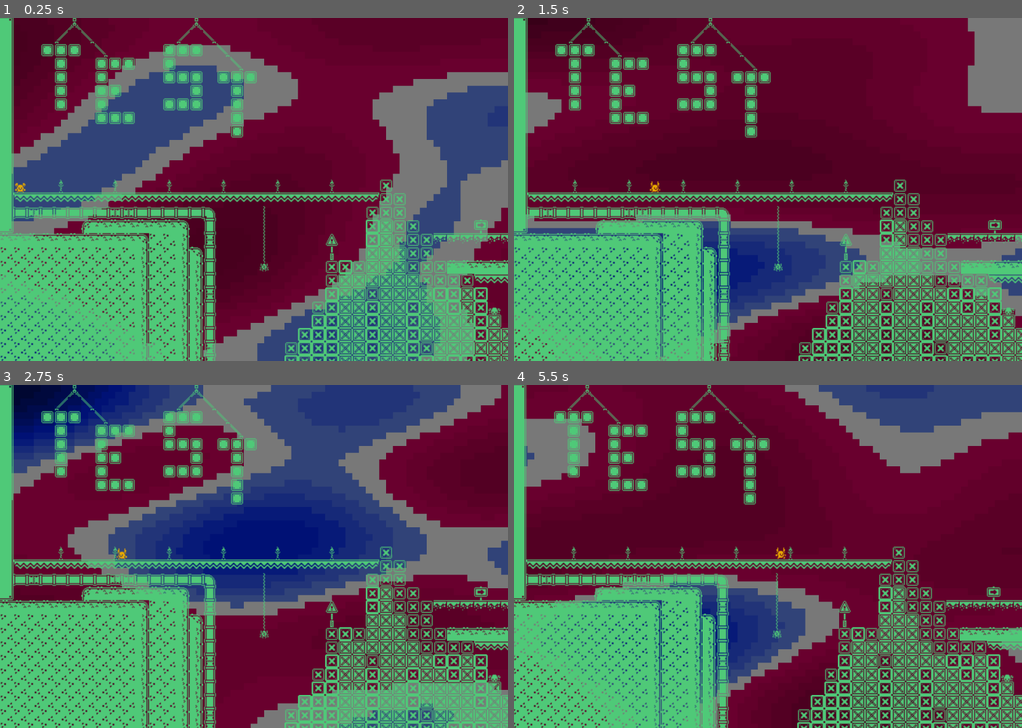
Above: before the commit, frames 1-4 (two rows, left to right).
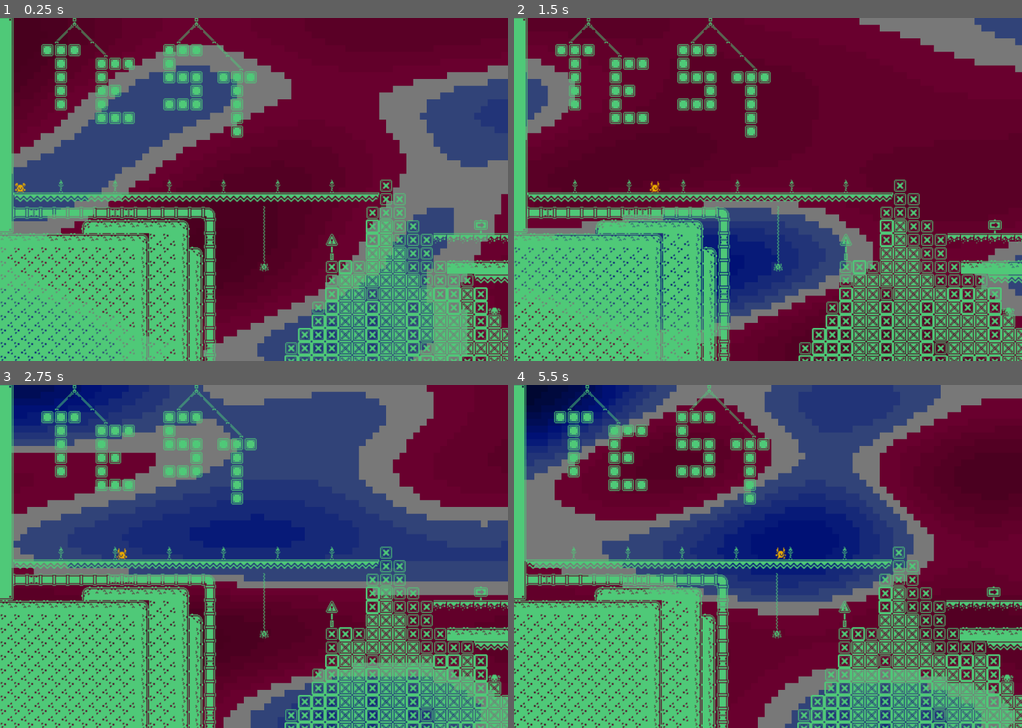
Above: after the commit, the same moments.

Repository: olenoble/PlasmaGodot4
Game: Godot game, scene res://Level.tscn
The game is run twice, just before and just after one commit, with the same random seed, the same clock (stepped at 60 frames per second) and the same inputs.
Inputs:
- Up to frame 1 (0.25 s): no input
- Up to frame 2 (1.5 s): hold Space 0.53-1.28 s; hold Right (move_right) from 0.53 s (still down); tap X (jump) at 0.77 s; tap Space at 1.35 s
- Up to frame 3 (2.75 s): tap X (jump) at 1.52 s; release Right (move_right) at 2.03 s; hold Left (move_left) from 2.03 s (still down); hold Space from 2.03 s (still down)
- Up to frame 4 (5.5 s): release Left (move_left) at 2.78 s; release Space at 2.78 s; hold Right (move_right) 2.78-4.28 s; tap Space at 2.85, 4.35 s; tap X (jump) at 3.02, 3.77, 4.52 s; hold Space 3.53-4.28 s; hold Left (move_left) 4.28-5.03 s; hold Right (move_right) from 5.03 s (still down); hold Space from 5.03 s (still down)

The runs differ from the first frame. In frame 1, 4.1% of the frame differs, in the area x 0-100%, y 7-100%; in frame 2, 12%; in frame 3, 32%; in frame 4, 47%, in the area x 0-100%, y 0-100%.

Commit message:
minor tweaks

Diff:
--- a/project.godot
+++ b/project.godot
@@ -24,7 +24,6 @@
 window/size/viewport_width=1200
 window/size/viewport_height=810
 window/size/resizable=false
-window/vsync/vsync_mode=0
 
 [input]
 
@@ -50,5 +49,7 @@
 
 [rendering]
 
+renderer/rendering_method="gl_compatibility"
+textures/vram_compression/import_etc2_astc=true
 environment/defaults/default_clear_color=Color(0.301961, 0.301961, 0.301961, 1)
 environment/defaults/default_environment="res://default_env.tres"
--- a/scenes/plasma/Plasma.tscn
+++ b/scenes/plasma/Plasma.tscn
@@ -84,8 +84,8 @@
 
 [node name="PlasmaWorld" type="Node2D"]
 script = ExtResource("1_xqnyx")
-number_wave = 27
-speed = 1.7
+number_wave = 10
+speed = 2.0
 
 [node name="PlasmaTiles" type="TileMap" parent="."]
 tile_set = SubResource("1")
Not shown, changed: export_presets.cfg
Not shown, changed: .gitignore
